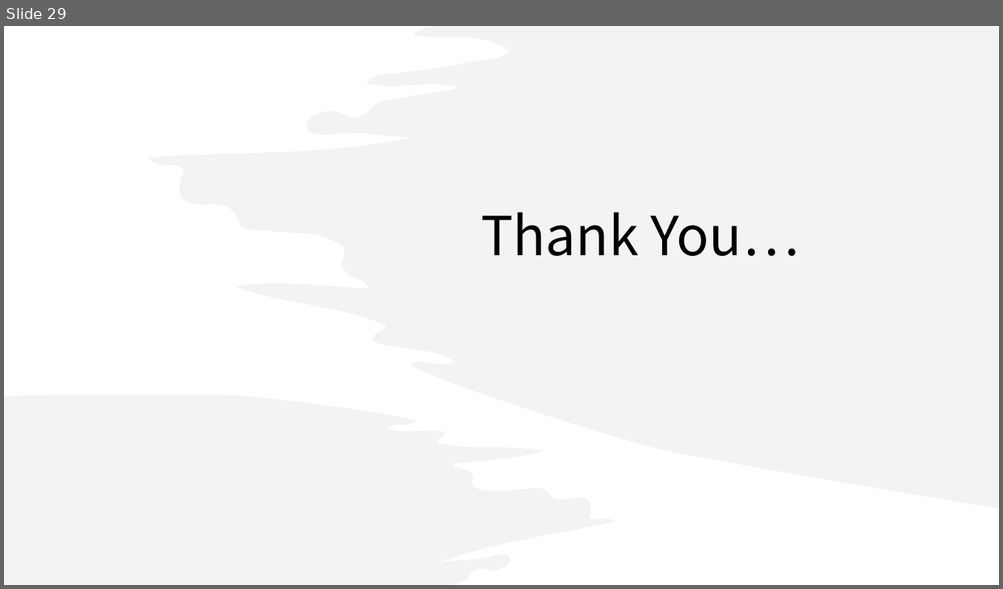
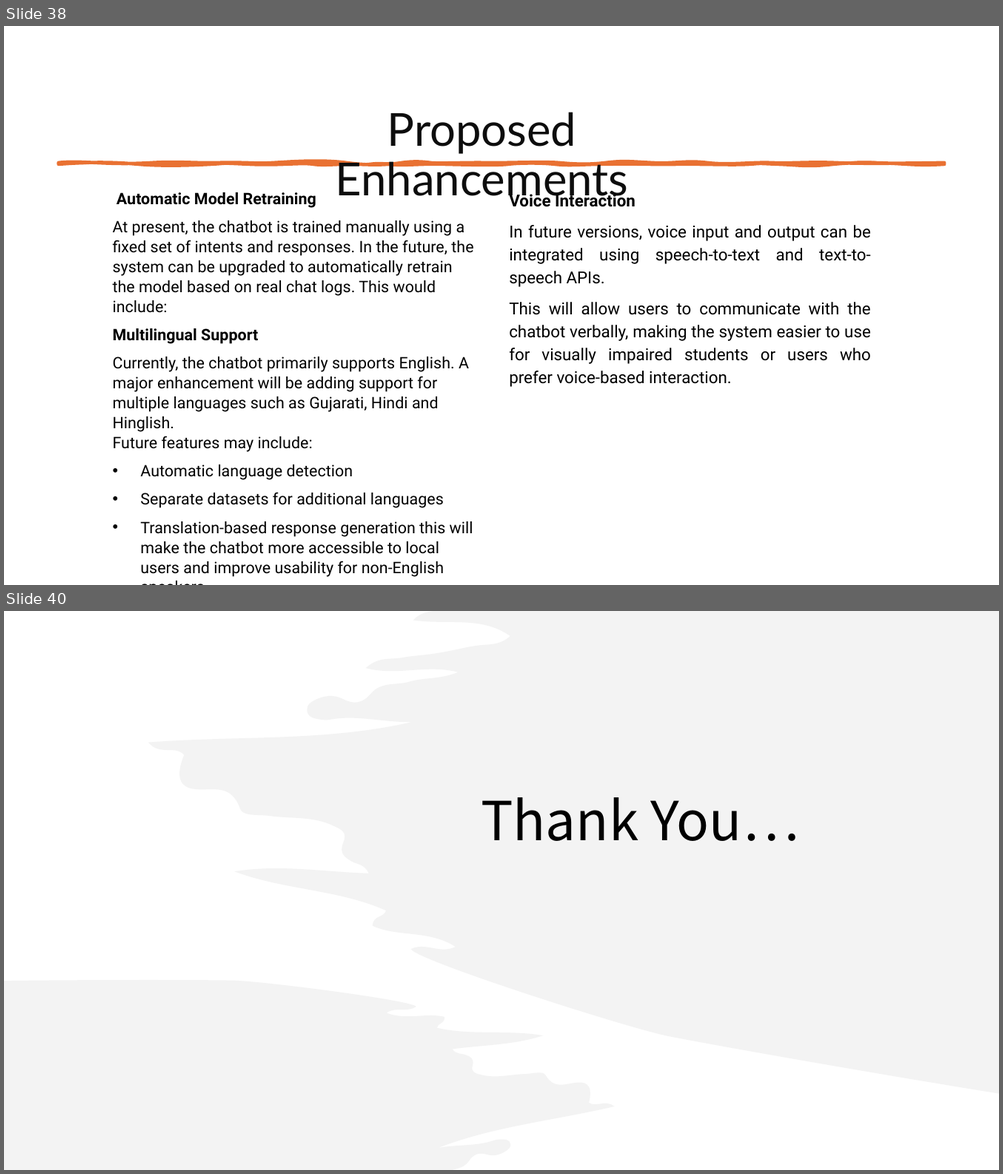
Before and after one commit to SonaniAkshit/university-chatbot-web, a slide deck: University_Chatbot Documentations/Gujarat Vidyapith Chatbot with Design.pptx. Shown one above the other, each under a label of ours: slide 29 before the commit, slides 38 and 40 after it; the slides between them are not shown. The pictures are 1003x589 and 1003x1174 pixels, drawn with LibreOffice and Linux fonts; fonts in the diff are those of the drawing. Boxes give left, top, right and bottom in pixels: in the first picture for what was removed or moved away, otherwise in the second. Text is boxed around its words. In the diff, an @@ line names an element or a change of style, - is before the commit and + after.

Commit message:
Update and clean up Gujarat Vidyapith Chatbot docs
Renamed the merged PDF to 'Final', updated multiple documentation files, and removed outdated presentation and 'Thank You' documents to streamline the documentation set.

```diff
--- a/University_Chatbot Documentations/Gujarat Vidyapith Chatbot with Design.pptx
+++ b/University_Chatbot Documentations/Gujarat Vidyapith Chatbot with Design.pptx
@@ slide 38 added at (x1=4, y1=26, x2=999, y2=585), background #FFFFFF @@
@@ text added at (x1=336, y1=112, x2=629, y2=204), 44 pt, text #0D0D0D @@
+Proposed Enhancements
@@ freeform shape added at (x1=59, y1=163, x2=944, y2=164), fill #E97132, outline #E97132 3.25 pt @@
@@ text added at (x1=113, y1=192, x2=473, y2=554), 15.3 pt, text #000000 @@
+Automatic Model Retraining
+At present, the chatbot is trained manually using a fixed set of intents and responses. In the future, the system can be upgraded to automatically retrain the model based on real chat logs. This would include:
+Multilingual Support
+Currently, the chatbot primarily supports English. A major enhancement will be adding support for multiple languages such as Gujarati, Hindi and Hinglish.
+Future features may include:
+• Automatic language detection
+• Separate datasets for additional languages
+• Translation-based response generation this will make the chatbot more accessible to local users and improve usability for non-English speakers.
@@ text added at (x1=509, y1=191, x2=871, y2=387), 16 pt, text #000000 @@
+Voice Interaction
+In future versions, voice input and output can be integrated using speech-to-text and text-to-speech APIs.
+This will allow users to communicate with the chatbot verbally, making the system easier to use for visually impaired students or users who prefer voice-based interaction.
@@ what was slide 29 is now slide 40 @@
```
Also in this commit, not shown: 17 slides changed, 21 other slides added, 11 slides removed, 7 other files.
